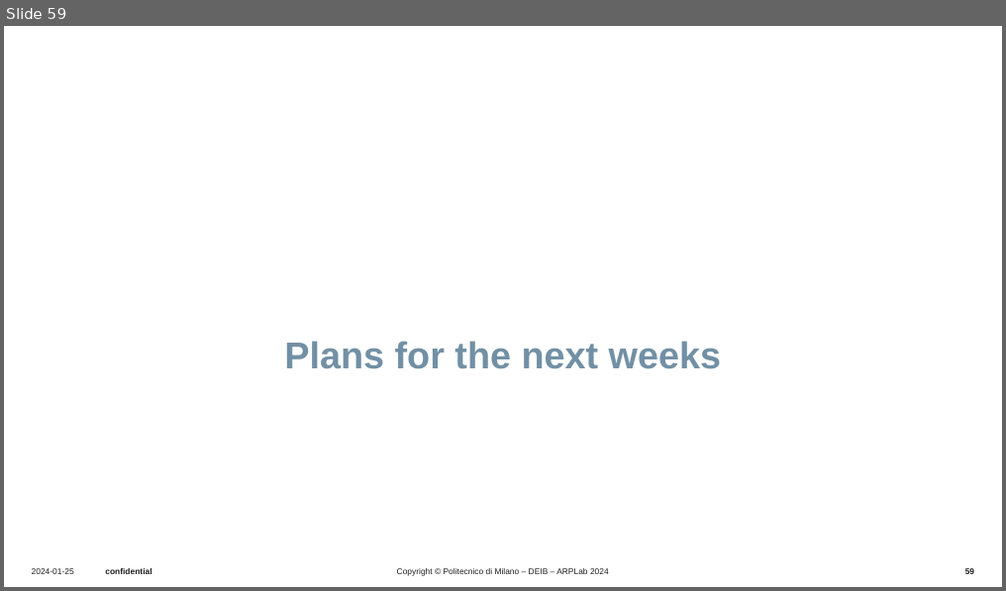
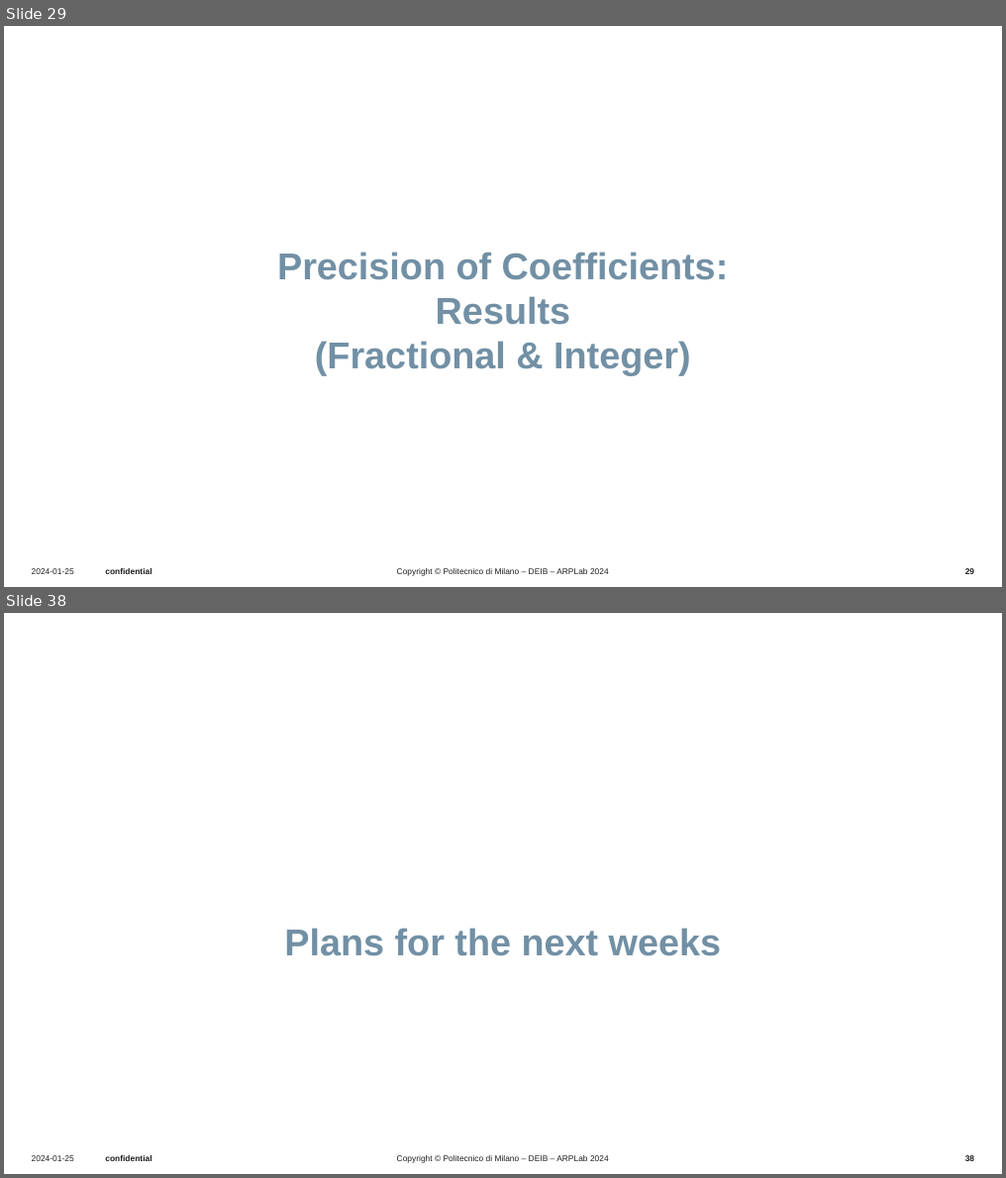
Before and after one commit to UseProxy305/thesisWork, a slide deck: Presentations/presentation6_2_oct/20251002_bi.pptx. Shown one above the other, each under a label of ours: slide 59 before the commit, slides 29 and 38 after it; the slides between them are not shown. The pictures are 1006x591 and 1006x1178 pixels, drawn with LibreOffice and Linux fonts; fonts in the diff are those of the drawing; background and template pictures are left out. Boxes give left, top, right and bottom in pixels: in the first picture for what was removed or moved away, otherwise in the second. Text is boxed around its words. In the diff, an @@ line names an element or a change of style, - is before the commit and + after.

```diff
--- a/Presentations/presentation6_2_oct/20251002_bi.pptx
+++ b/Presentations/presentation6_2_oct/20251002_bi.pptx
@@ slide 29 added at (4, 26, 1002, 587), background #FFFFFF; not listed: 4 template elements that a slide beside it also shows @@
@@ title added at (277, 252, 729, 376), 36 pt, text #7290A5, bold @@
+Precision of Coefficients:
+Results
+(Fractional & Integer)
@@ what was slide 59 is now slide 38 @@
@@ page number at (965, 1155, 974, 1163): text changed @@
-59
+38
```
Also in this commit, not shown: 14 slides changed, 10 other slides added, 32 slides removed, 13 other files.
